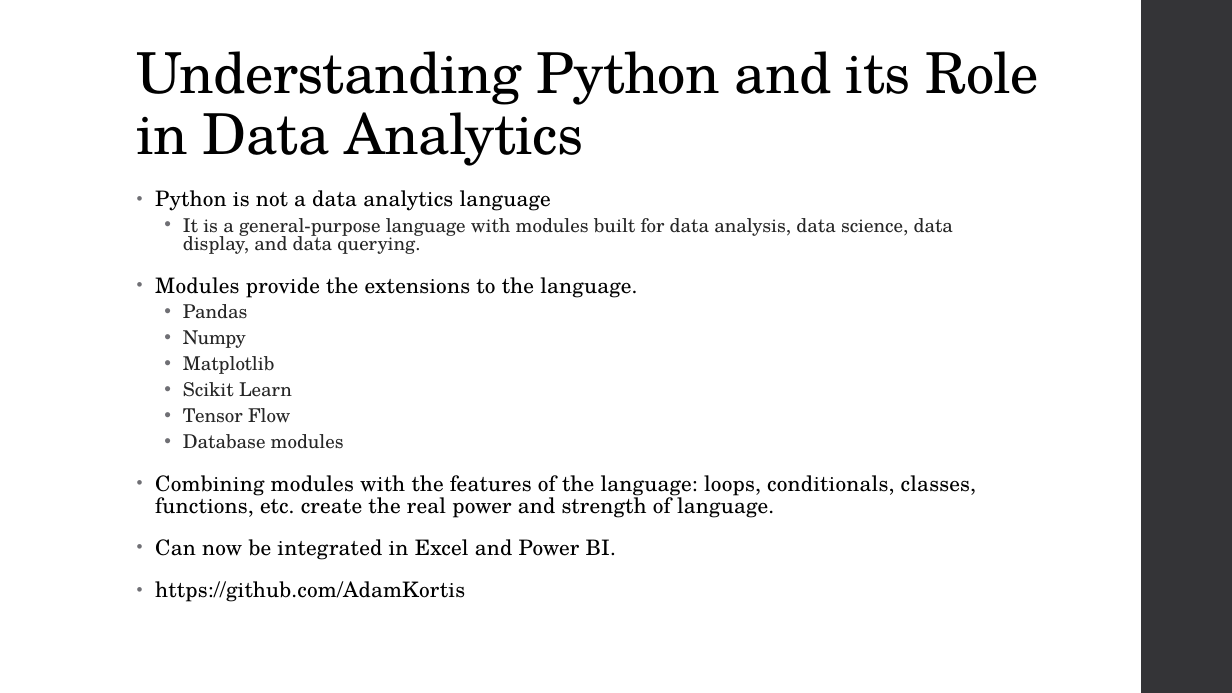
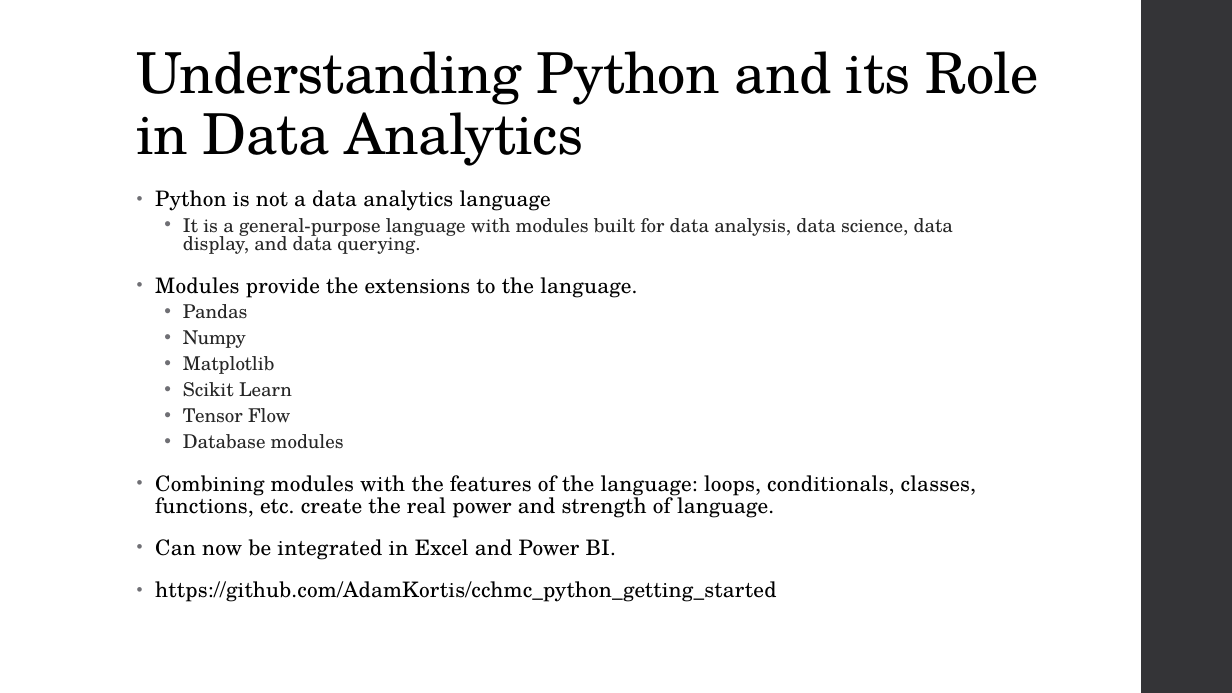
Before and after one commit to AdamKortis/cchmc_python_getting_started, a slide deck: slide 3 of Getting Started with Python for Data Analytics.pptx. Drawn at 1232x693 pixels with LibreOffice and Linux fonts; fonts in the diff are those of the drawing. Boxes give left, top, right and bottom in pixels: in the first picture for what was removed or moved away, otherwise in the second. Text is boxed around its words. In the diff, an @@ line names an element or a change of style, - is before the commit and + after.

Commit message:
presentation update

```diff
--- a/Getting Started with Python for Data Analytics.pptx
+++ b/Getting Started with Python for Data Analytics.pptx
@@ text at <box>155,581,776,602</box>: text changed @@
-• https://github.com/AdamKortis
+• https://github.com/AdamKortis/cchmc_python_getting_started
```
